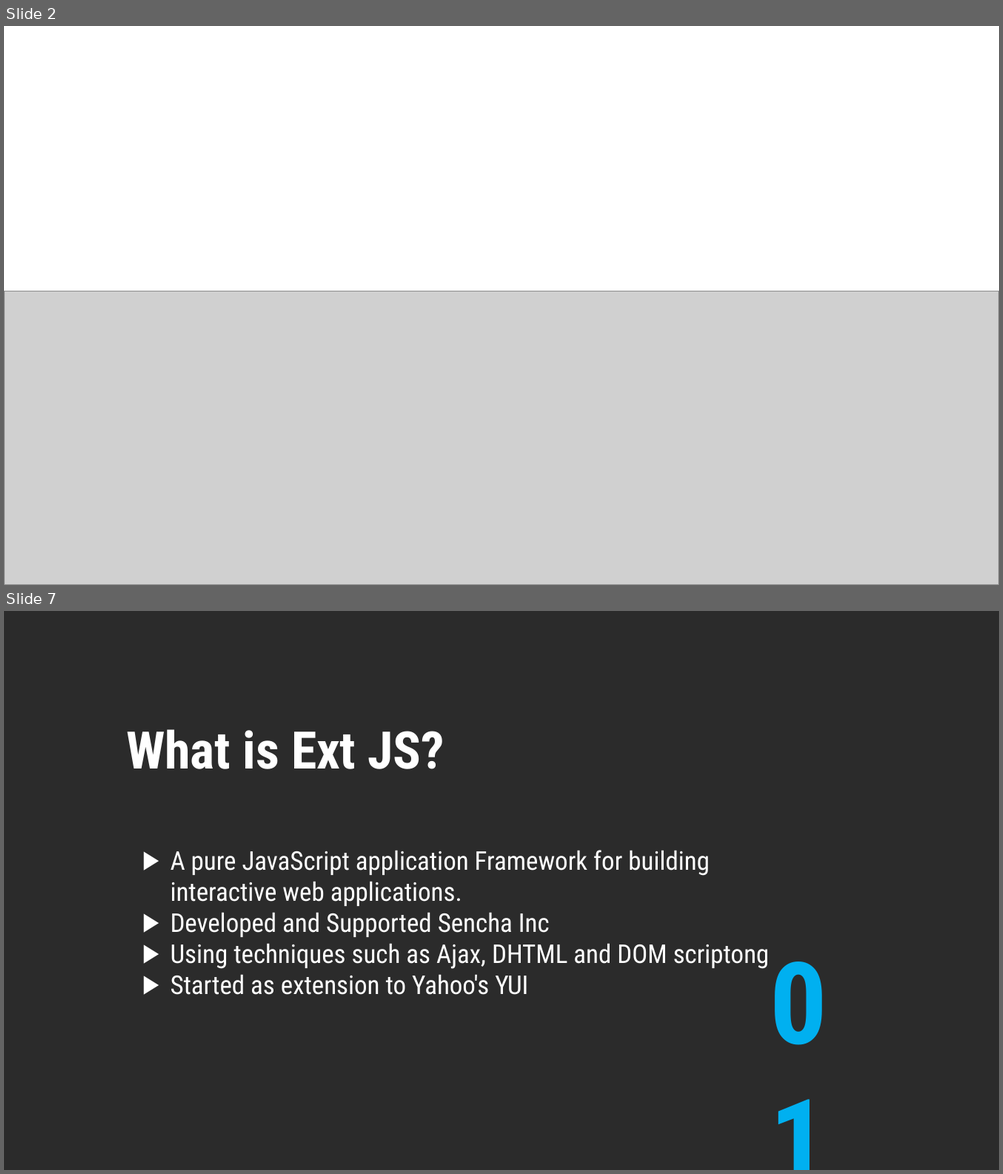
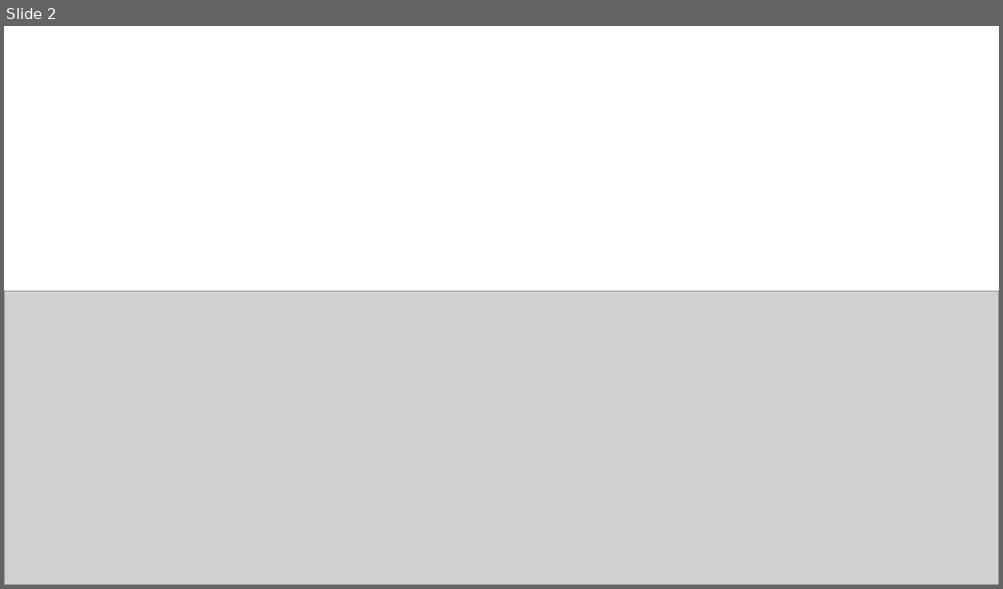
Before and after one commit to cminhho/ExtJS-Presentation, a slide deck: Introduction to Ext JS.pptx. Shown one above the other, each under a label of ours: slides 2 and 7 before the commit, slide 2 after it; the slides between them are not shown. The pictures are 1003x1174 and 1003x589 pixels, drawn with LibreOffice and Linux fonts; fonts in the diff are those of the drawing; grey boxes stand for pictures; background and template pictures are left out; a plain dark background stands for a picture behind light text. Boxes give left, top, right and bottom in pixels: in the first picture for what was removed or moved away, otherwise in the second. Text is boxed around its words. In the diff, an @@ line names an element or a change of style, - is before the commit and + after.

```diff
--- a/Introduction to Ext JS.pptx
+++ b/Introduction to Ext JS.pptx
@@ slide 7 removed at (x1=4, y1=611, x2=999, y2=1170), background picture (left out) @@
@@ text removed at (x1=126, y1=729, x2=444, y2=769) @@
-What is Ext JS?
@@ text removed at (x1=170, y1=850, x2=769, y2=995) @@
-▶ A pure JavaScript application Framework for building interactive web applications.
-▶ Developed and Supported Sencha Inc
-▶ Using techniques such as Ajax, DHTML and DOM scriptong
-▶ Started as extension to Yahoo's YUI
@@ text removed at (x1=762, y1=926, x2=882, y2=1072) @@
-01
```
Also in this commit, not shown: 5 slides changed, 2 other slides removed.
